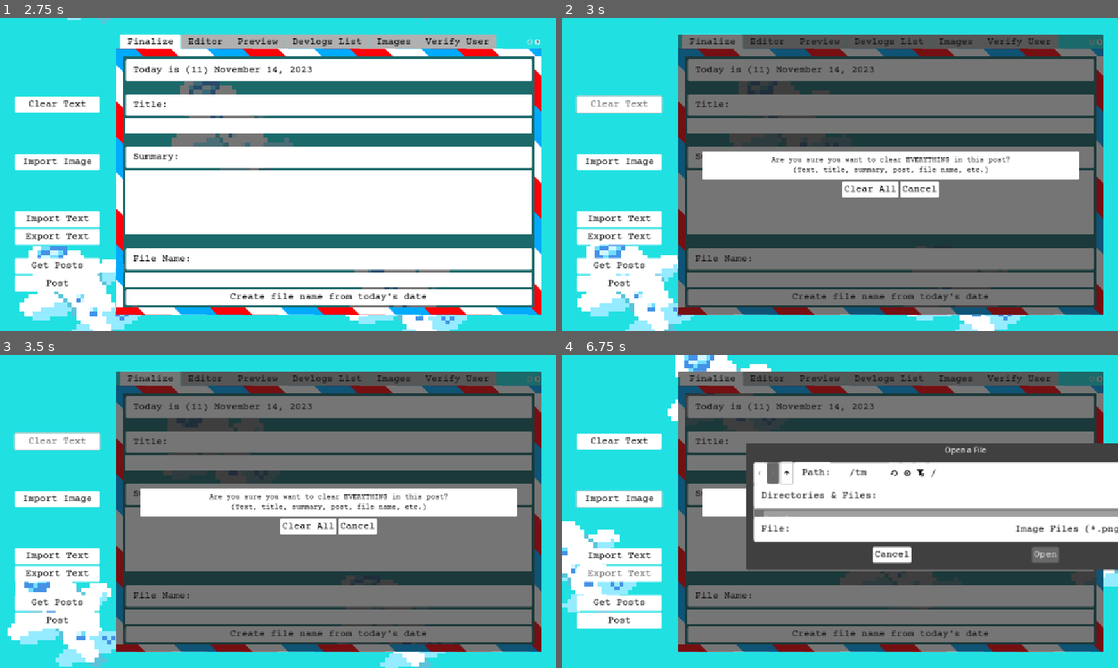
Above: before the commit, frames 1-4 (two rows, left to right).
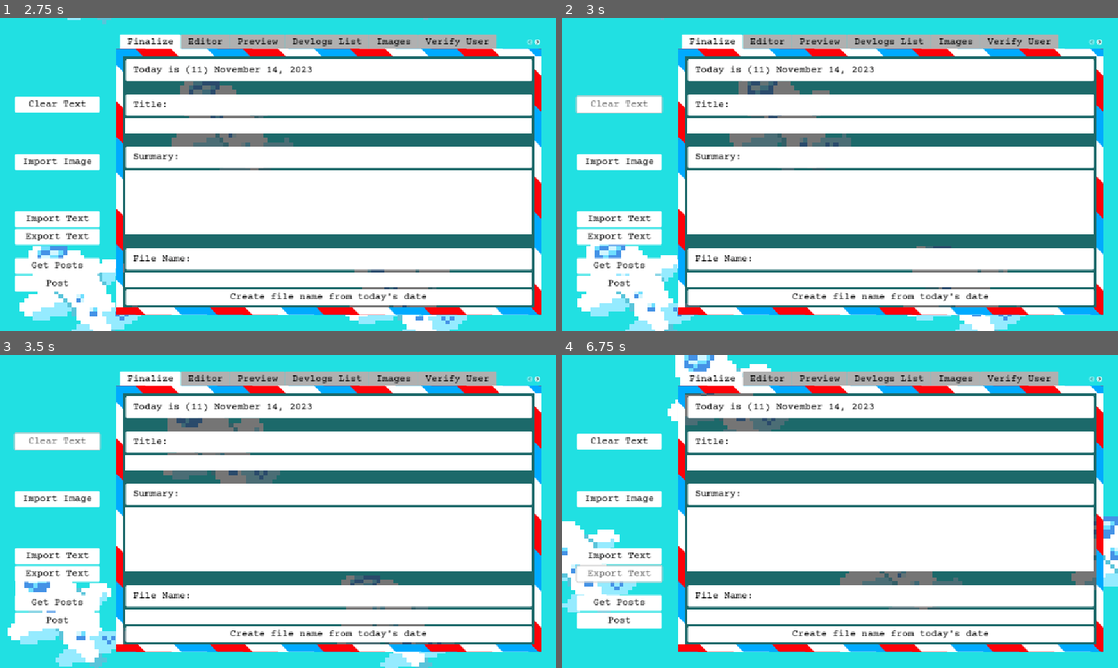
Above: after the commit, the same moments.

Repository: jennyton88/devlogs-maker
Game: Godot game, scene res://scenes/devlogs.tscn
Two runs of this game, one before a commit and one after it. Both use one fixed random seed, a clock stepped at 60 frames per second and the inputs below.
Inputs (mouse positions are in pixels of both pictures, inside the frame that each line leads up to):
- Up to frame 1 (2.75 s): click (328, 124) at 0.52 s; type "Alex" at 0.6 s; click (328, 202) at 0.75 s; type "12" at 0.83 s; click (328, 280) at 0.98 s; type "Alex" at 1.07 s; click "Ok" at 1.25 s; click "Ok" at 2 s
- Up to frame 2 (3 s): click "Clear Text" at 2.75 s
- Up to frame 3 (3.5 s): no input
- Up to frame 4 (6.75 s): click "Import Image" at 3.5 s; click (784, 473) at 4.27 s; click (784, 473) at 5.02 s; click "Import Text" at 5.75 s; click "Export Text" at 6.5 s

Frame 1 is identical in both runs. In frame 2, 63% of the frame differs, in the area x 20-98%, y 5-95%; in frame 3, 63%; in frame 4, 59%.
Error after the commit: Parse Error: Function "update_directory_ref()" not found in base self. (res://scripts/devlogs_list.gd:98)

Commit message:
create update_directory, delete unused related directory methods

Diff:
--- a/scripts/devlogs_list.gd
+++ b/scripts/devlogs_list.gd
@@ -233,48 +233,51 @@
 	edit_button_ref = updated;
 
 
-func update_directory_ref(filename: String, download_url: String, sha: String):
-	directory.name = filename;
-	directory.download_url = download_url;
-	directory.sha = sha;
-
-
-func update_directory_file(filename: String, action: String):
-	directory.filename_to_edit = filename;
-	directory.action = action;
-
-	fetch_directory_file();
-
-
-func edit_directory_file():
-	var request = Requests.new();
-
-	var error = request.create_edit_directory_file_request(self, directory);
-
-	if (error.has("error")):
-		create_error_popup.emit(error["error"], error["error_type"]);
-
-
-func get_directory_file():
-	var request = Requests.new();
-
-	update_dir = true;
-	var error = request.create_get_directory_file_request(self, directory);
-
-	if (error.has("error")):
-		update_dir = false;
-		create_error_popup.emit(error["error"], error["error_type"]);
-
-
-func clean_directory_edit():
-	directory.filename_to_edit = "";
-	directory.action = "";
-
-
-func fetch_directory_file():
-	var request = Requests.new();
-
-	var error = request.create_fetch_directory_file_request(self, directory);
-
-	if (error.has("error")):
-		create_error_popup.emit(error["error"], error["error_type"]);
+## filename: String, full name, to add/delete to the directory.
+## action: String, either "add_filename" OR "delete_filename"
+func update_directory(filename: String, action: String):
+	var request = Requests.new();
+	var config = request.load_config();
+	if (!config is ConfigFile):
+		create_error_popup.emit(config["error"], config["error_type"]);
+		return;
+
+	## Get directory for editing
+	var result = request.get_file(
+		self, "get_directory",
+		config.get_value("repo_info", "content_path") + directory["name"]
+	);
+	if (result.has("error")):
+		create_error_popup.emit(result["error"], result["error_type"]);
+		return;
+
+	await result["request_signal"];
+
+	var commit_data = { "sha": directory["sha"] };
+	var update_content = directory["data"];
+	# TODO (REDO) use updated ver. of the directory in case of getting old data
+	var trimmed_filename = filename.trim_suffix("." + filename.get_extension());
+
+	if (action == "add_filename"):
+		update_content = trimmed_filename + "\n" + directory["data"];
+		commit_data["msg"] = "Added filename to directory!";
+	elif (action == "delete_filename"):
+		var index = directory["data"].find(trimmed_filename);
+		if (index == -1):
+			return;
+		update_content = directory["data"].erase(
+			index, trimmed_filename.length() + 1 # include newline
+		);
+		commit_data["msg"] = "Deleted filename from directory!";
+
+	commit_data["content"] = update_content;
+
+	# Update directory with the modified content
+	result = request.create_update_file(
+		self, "edit_directory",
+		config.get_value("repo_info", "content_path") + directory["name"],
+		commit_data
+	);
+	if (result.has("error")):
+		create_error_popup.emit(result["error"], result["error_type"]);
+		return;
